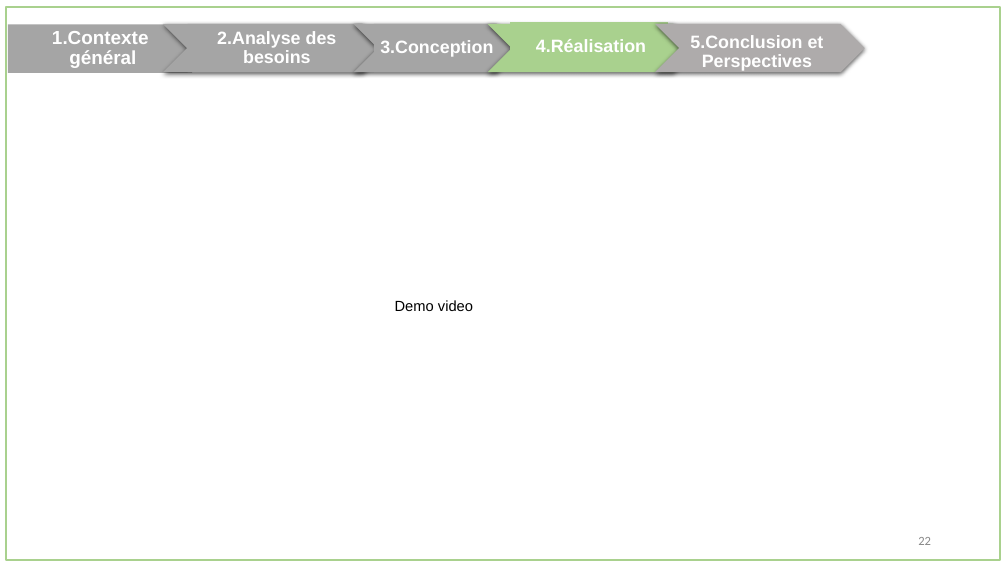
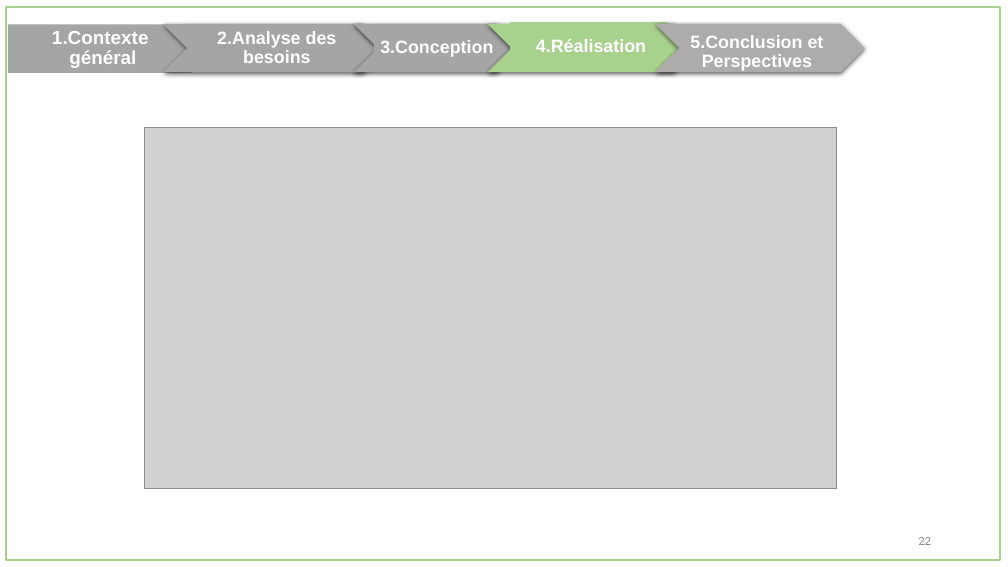
Before and after one commit to oussema1-hub/Rapport-Conception, a slide deck: slide 33 of presentation.pptx. Drawn at 1008x567 pixels with LibreOffice and Linux fonts; fonts in the diff are those of the drawing; grey boxes stand for pictures. Boxes give left, top, right and bottom in pixels: in the first picture for what was removed or moved away, otherwise in the second. Text is boxed around its words. In the diff, an @@ line names an element or a change of style, - is before the commit and + after.

```diff
--- a/presentation.pptx
+++ b/presentation.pptx
@@ picture added at (144,127,836,488) @@
@@ text removed at (395,300,473,311) @@
-Demo video
```
Also in this commit, not shown: 18 other slides changed, 8 other files.
